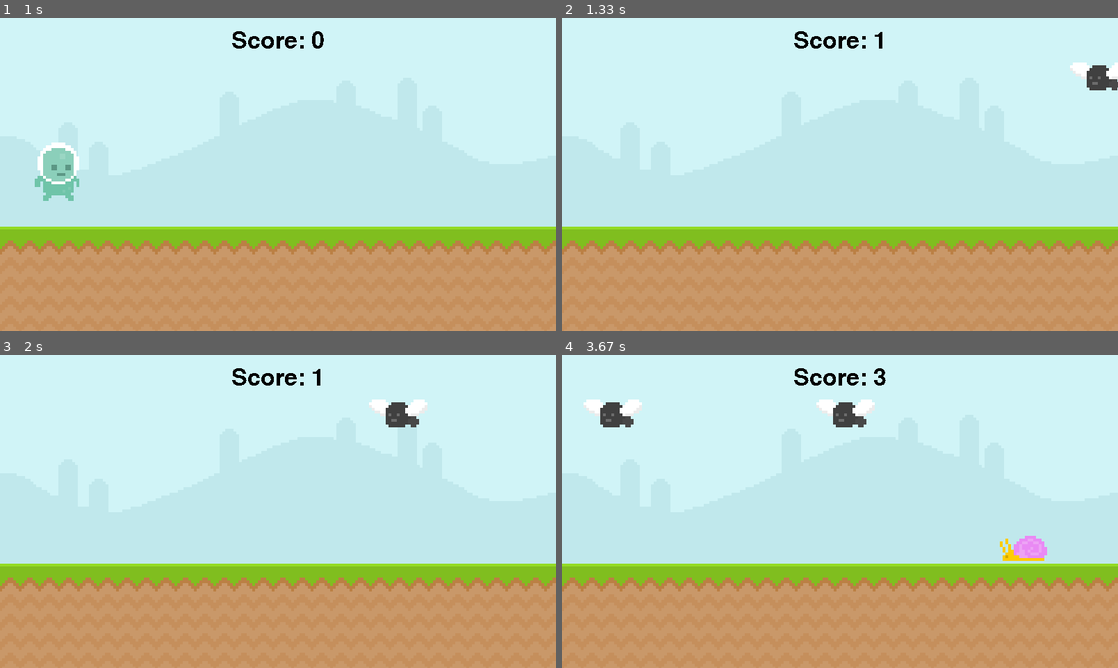
Above: before the commit, frames 1-4 (two rows, left to right).
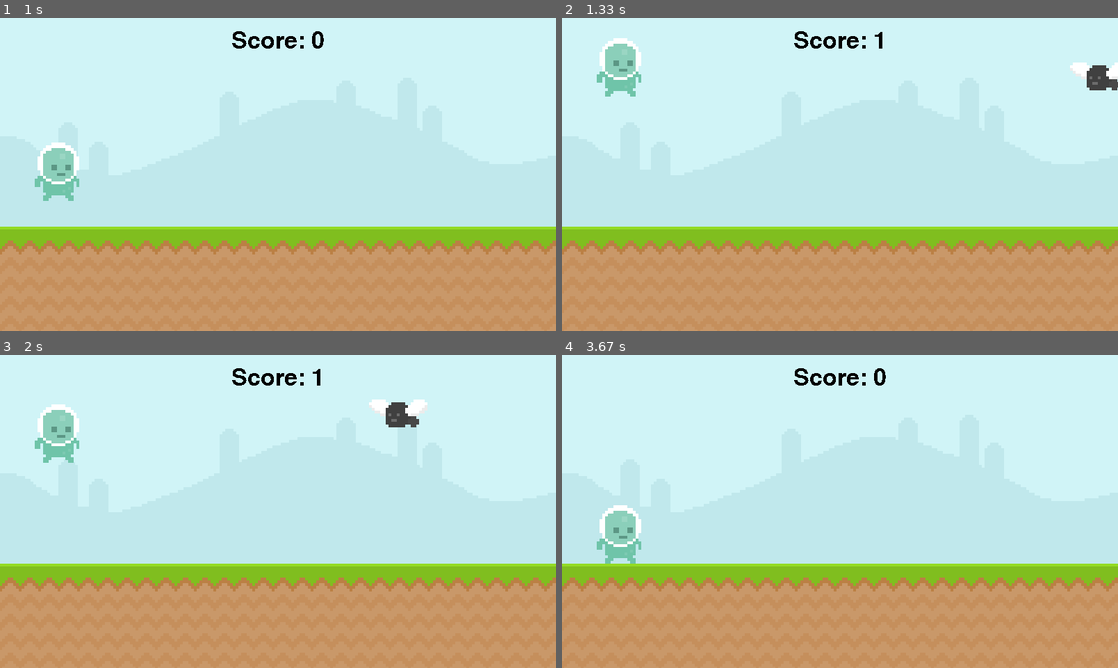
Above: after the commit, the same moments.

Repository: Librichard/Python-Games
Game: pygame game, started from The ultimate introduction to Pygame/Runner.py
Two runs of this game, one before a commit and one after it. Both use one fixed random seed, a clock stepped at 60 frames per second and the inputs below.
Inputs (mouse positions are in pixels of both pictures, inside the frame that each line leads up to):
- Up to frame 1 (1 s): click (55, 196) at 0.38 s; tap Enter at 0.67 s
- Up to frame 2 (1.33 s): click (617, 196) at 1.05 s
- Up to frame 3 (2 s): tap Space at 1.83 s
- Up to frame 4 (3.67 s): tap Space at 2.23, 2.53, 3.07, 3.37 s; tap Y at 3.5 s

Frame 1 is identical in both runs. In frame 2, 1.1% of the frame differs, in the area x 6-15%, y 6-26%; in frame 3, 1.1%; in frame 4, 2.9%, in the area x 3-88%, y 4-67%.

Commit message:
Fixing the player jump

Diff:
--- a/The ultimate introduction to Pygame/Runner.py
+++ b/The ultimate introduction to Pygame/Runner.py
@@ -69,14 +69,6 @@
     return score_surf,score_rect
 
 def move_player(space_down, gravity, player_rect, player_clicked, player_jump_start, player_speed):
-    if space_down or player_clicked or player_rect.bottom < 300:
-        player_speed += gravity
-        player_rect.bottom += player_speed
-        player_clicked = False
-        space_down = False
-    else:
-        player_speed = player_jump_start
-        player_rect.bottom = 300
 
     return player_speed, player_rect
 
@@ -111,7 +103,14 @@
     else:
         move_obstacles(obstacle_rect_list)
 
-        player_speed, player_rect = move_player(space_down, gravity, player_rect, player_clicked, player_jump_start, player_speed)
+        if space_down or player_clicked or player_rect.bottom < 300:
+            player_speed += gravity
+            player_rect.bottom += player_speed
+            player_clicked = False
+            space_down = False
+        else:
+            player_speed = player_jump_start
+            player_rect.bottom = 300
 
         score_surf, score_rect = display_active_screen(screen, sky_surf, ground_surf, obstacle_rect_list, player_surf, player_rect, snail_surf, fly_surf)
 
